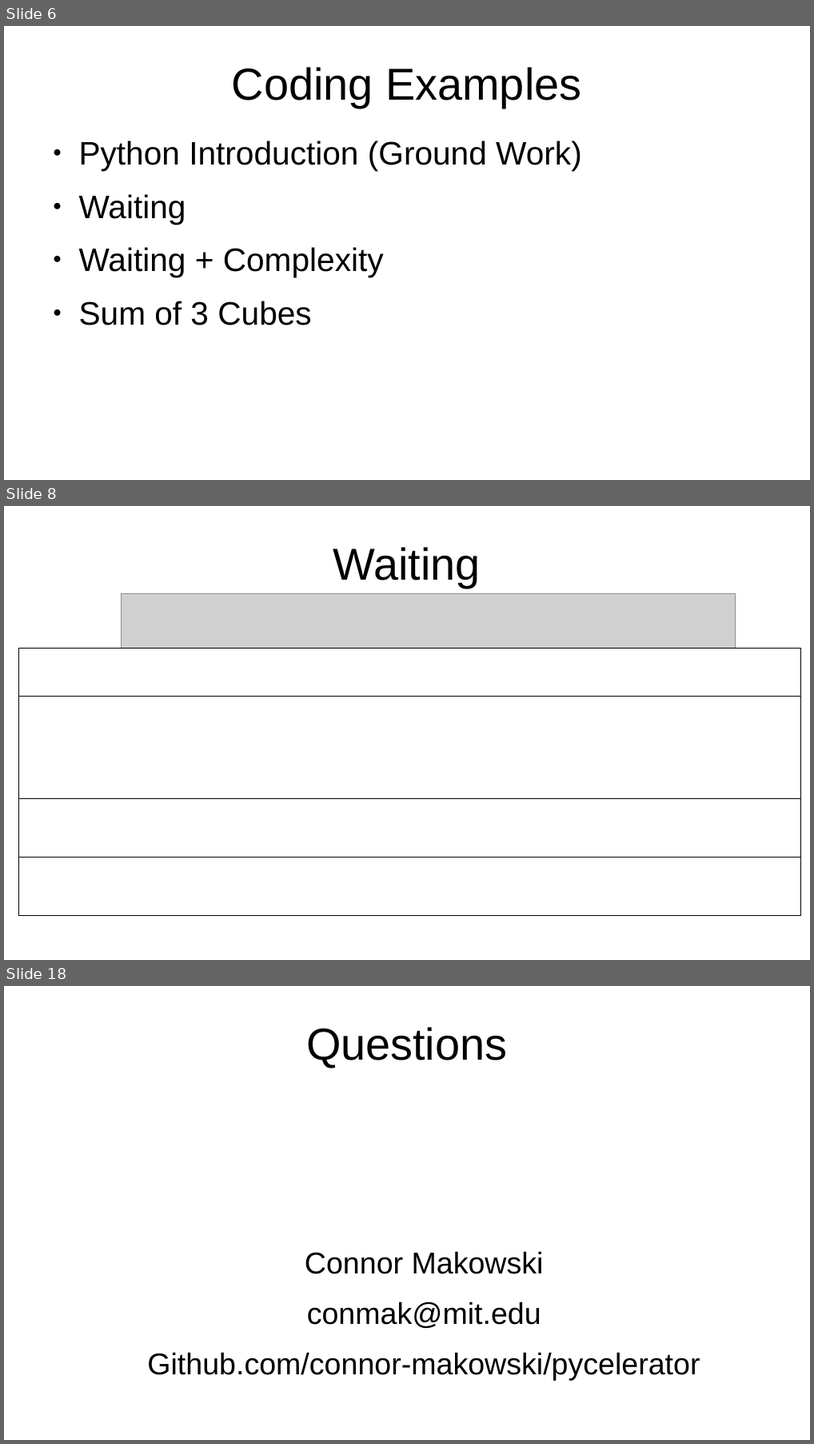
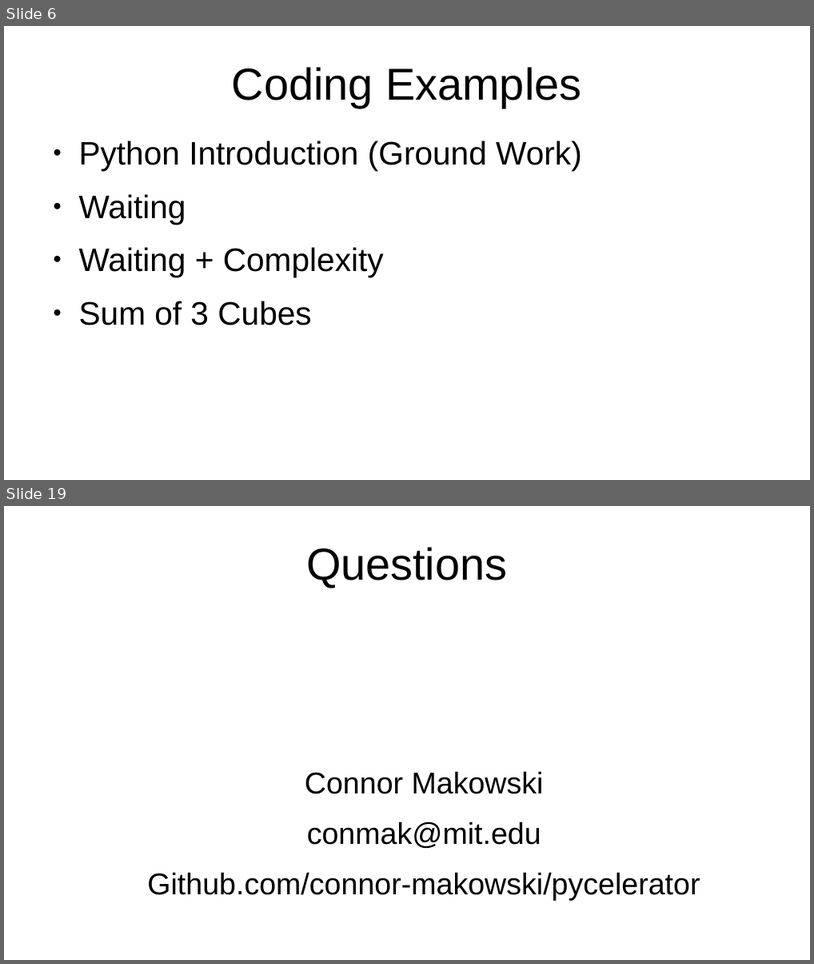
Before and after one commit to connor-makowski/pycelerator, a slide deck: pycelerator.odp. Shown one above the other, each under a label of ours: slides 6, 8 and 18 before the commit, slides 6 and 19 after it; the slides between them are not shown. The pictures are 814x1444 and 814x964 pixels, drawn with LibreOffice and Linux fonts; fonts in the diff are those of the drawing; grey boxes stand for pictures. Boxes give left, top, right and bottom in pixels: in the first picture for what was removed or moved away, otherwise in the second. Text is boxed around its words. In the diff, an @@ line names an element or a change of style, - is before the commit and + after.

```diff
--- a/pycelerator.odp
+++ b/pycelerator.odp
@@ slide 8 removed at (4,506,810,960), background #FFFFFF @@
@@ title removed at (334,547,481,588) @@
-Waiting
@@ picture removed at (121,594,736,916) @@
@@ rectangle removed at (18,648,802,696) @@
@@ rectangle removed at (18,696,802,799) @@
@@ rectangle removed at (18,799,802,864) @@
@@ rectangle removed at (18,857,802,916) @@
@@ what was slide 18 is now slide 19 @@
```
Also in this commit, not shown: 7 slides changed, 5 slides added, 3 other slides removed, 6 other files.
